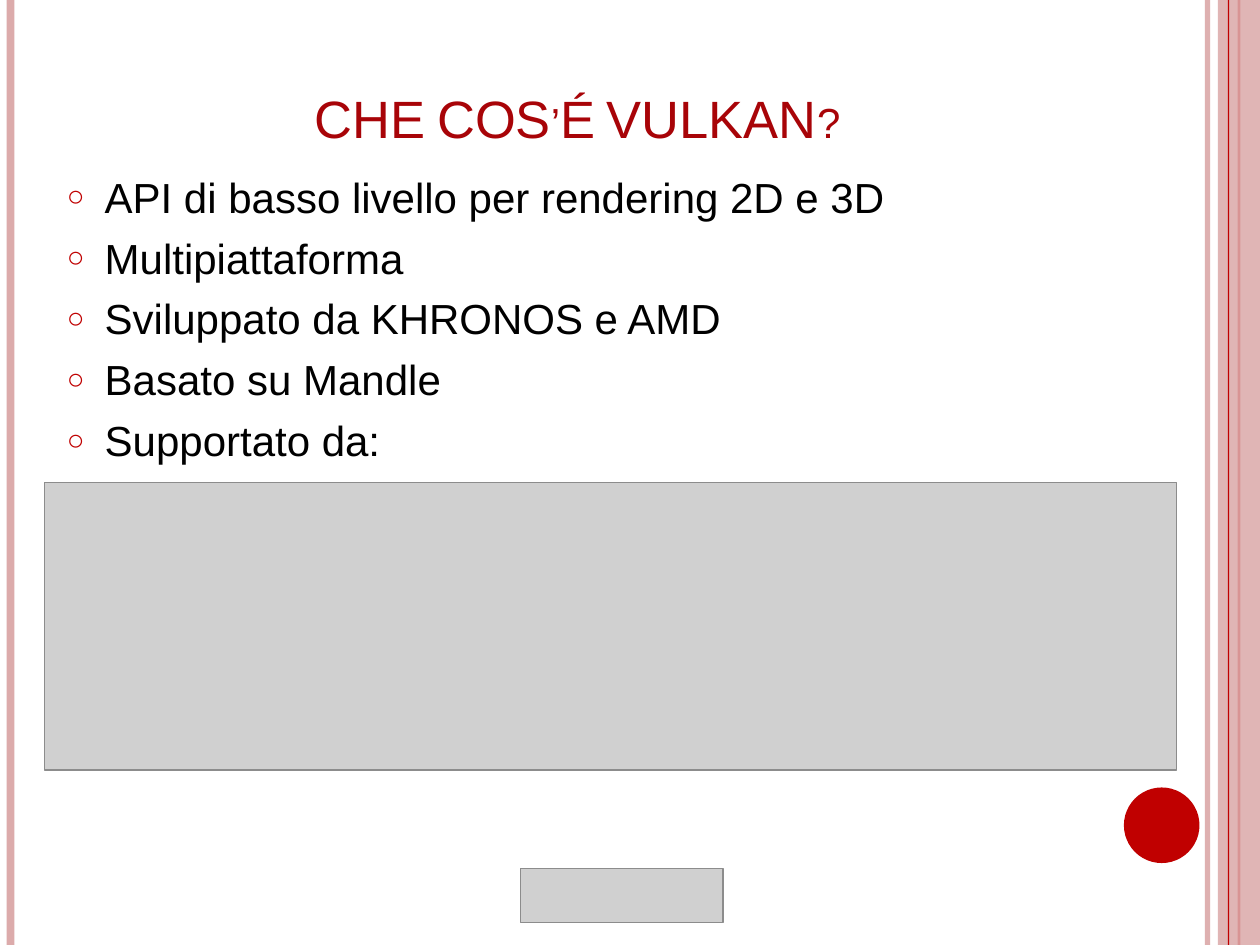
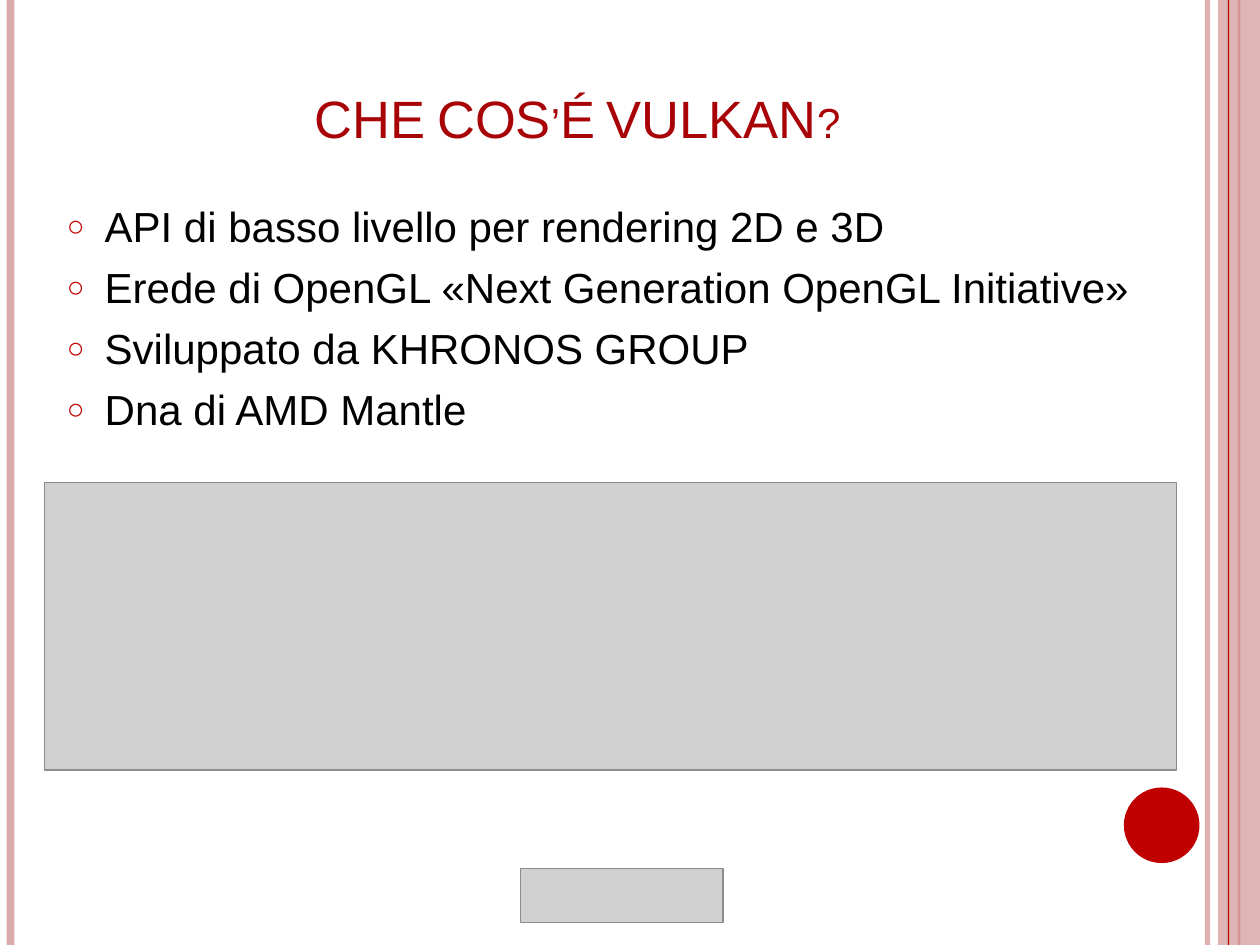
Before and after one commit to FedericoFerrero/TamagotchiAR, a slide deck: slide 2 of Vulkan presentation/Vulkan_group_08.pptx. Drawn at 1260x945 pixels with LibreOffice and Linux fonts; fonts in the diff are those of the drawing; grey boxes stand for pictures. Boxes give left, top, right and bottom in pixels: in the first picture for what was removed or moved away, otherwise in the second. Text is boxed around its words. In the diff, an @@ line names an element or a change of style, - is before the commit and + after.

```diff
--- a/Vulkan presentation/Vulkan_group_08.pptx
+++ b/Vulkan presentation/Vulkan_group_08.pptx
@@ text "API di basso livello per ...": place and size @@
-text "API di basso livello per ..." at <box>105,182,884,465</box>
+text "API di basso livello per ..." at <box>105,211,1128,426</box>
@@ text at <box>105,272,1128,426</box>: text changed @@
-○ Multipiattaforma
-○ Sviluppato da KHRONOS e AMD
-○ Basato su Mandle
-○ Supportato da:
+○ Erede di OpenGL «Next Generation OpenGL Initiative»
+○ Sviluppato da KHRONOS GROUP
+○ Dna di AMD Mantle
```
Also in this commit, not shown: 4 slides added.
